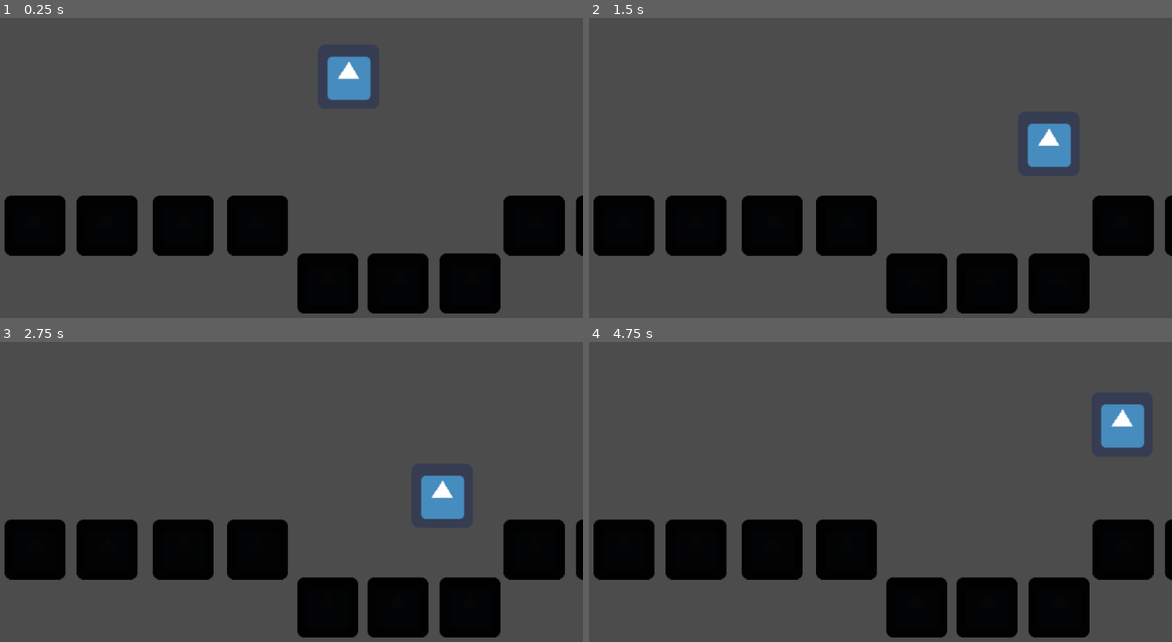
Above: before the commit, frames 1-4 (two rows, left to right).
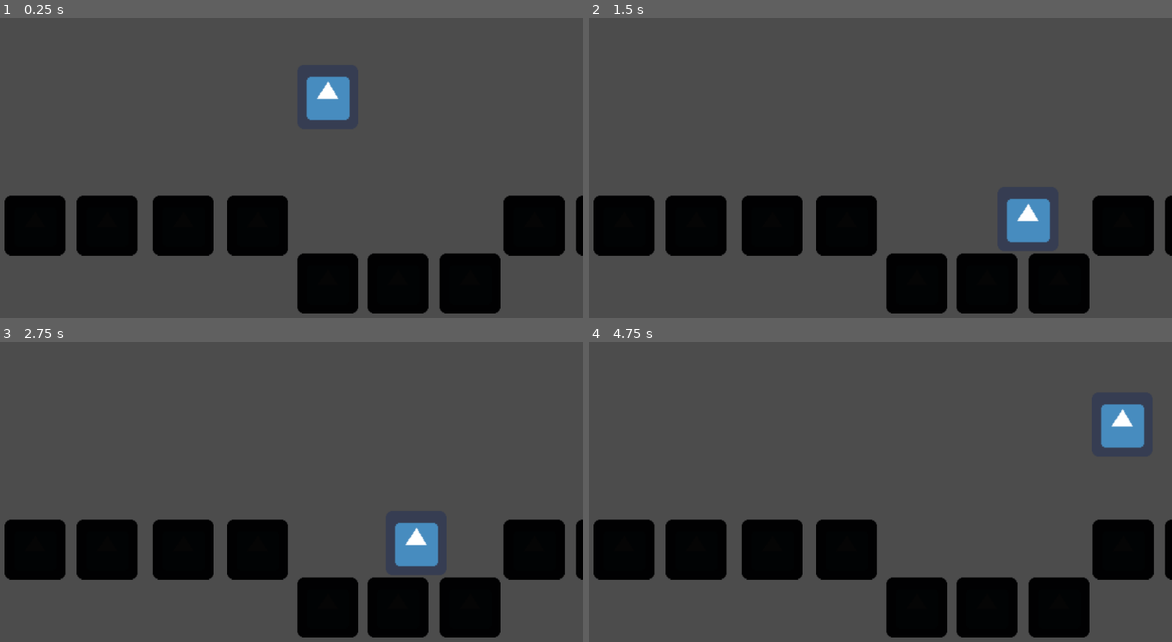
Above: after the commit, the same moments.

Repository: edu-techgeek/Mini-Platform-Game
Game: Godot game, scene res://World.tscn
The game is run twice, just before and just after one commit, with the same random seed, the same clock (stepped at 60 frames per second) and the same inputs. The engine's default icon, where the game draws it, is replaced by a stand-in: a white triangle on a blue panel in a dark square.
Inputs:
- Up to frame 1 (0.25 s): no input
- Up to frame 2 (1.5 s): hold Right (ui_right) from 0.53 s (still down); tap Up (ui_up) at 0.77 s
- Up to frame 3 (2.75 s): tap Up (ui_up) at 1.52 s; release Right (ui_right) at 2.03 s; hold Left (ui_left) from 2.03 s (still down)
- Up to frame 4 (4.75 s): release Left (ui_left) at 2.78 s; hold Right (ui_right) 2.78-4.28 s; tap Up (ui_up) at 3.02, 3.77, 4.52 s; hold Left (ui_left) from 4.28 s (still down)

The runs differ from the first frame. In frame 1, 1.7% of the frame differs, in the area x 52-64%, y 12-35%; in frame 2, 2.2%, in the area x 71-83%, y 35-75%; in frame 3, 2.2%; in frame 4, less than 0.1%.

Commit message:
initial commit

Diff:
--- a/World.tscn
+++ b/World.tscn
@@ -10,7 +10,6 @@
 extents = Vector2( 62.5215, 49.2925 )
 
 [node name="World" type="Node2D"]
-position = Vector2( 35.6701, -34.4095 )
 
 [node name="Ken" type="KinematicBody2D" parent="."]
 position = Vector2( 587.862, 97.4177 )
Not shown, added: gitignore
